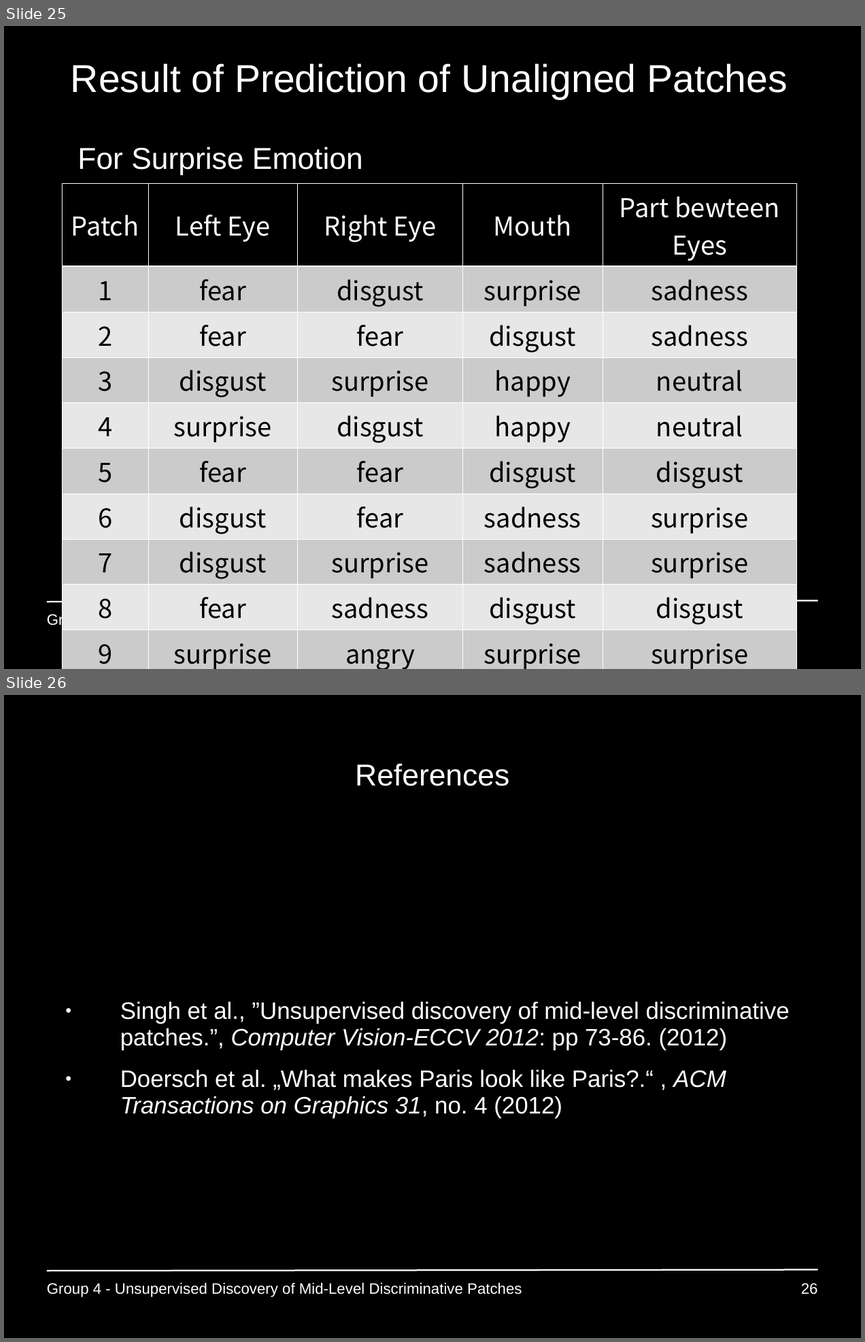
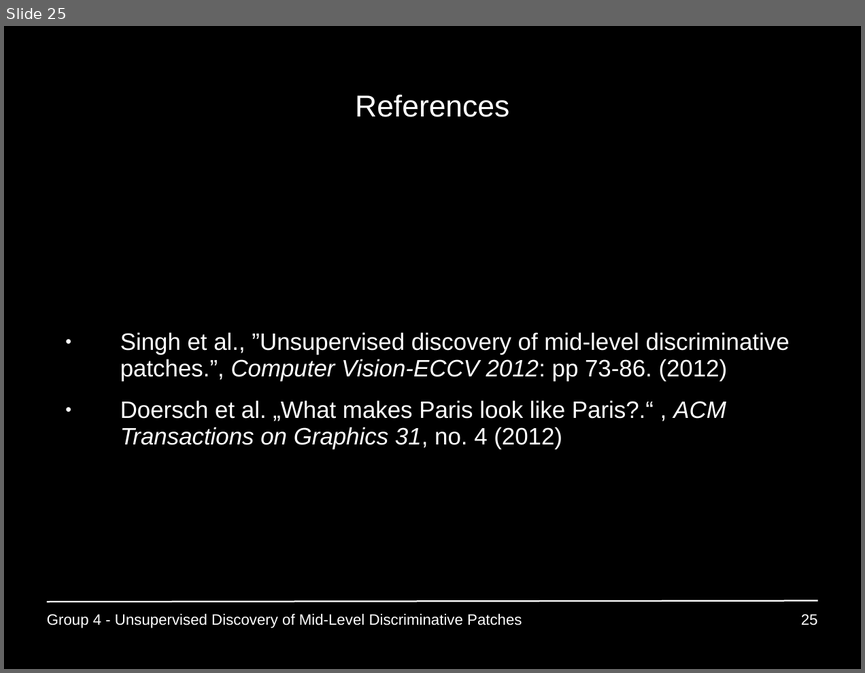
Before and after one commit to GiannisPapadopoulos/DiscriminativePatches, a slide deck: presentations/period3/MAI_Project1_Group4.ppt. Shown one above the other, each under a label of ours: slides 25 and 26 before the commit, slide 25 after it. The pictures are 865x1342 and 865x673 pixels, drawn with LibreOffice and Linux fonts; fonts in the diff are those of the drawing. Boxes give left, top, right and bottom in pixels: in the first picture for what was removed or moved away, otherwise in the second. Text is boxed around its words. In the diff, an @@ line names an element or a change of style, - is before the commit and + after.

```diff
--- a/presentations/period3/MAI_Project1_Group4.ppt
+++ b/presentations/period3/MAI_Project1_Group4.ppt
@@ slide 25 removed at [4, 26, 861, 669], background #000000; not listed: 1 template element that a slide beside it also shows @@
@@ title removed at [71, 63, 787, 99] @@
-Result of Prediction of Unaligned Patches
@@ text removed at [77, 146, 363, 175] @@
-For Surprise Emotion
@@ table removed at [62, 183, 798, 669], 11 rows, 5 columns @@
-Patch | Left Eye | Right Eye | Mouth | Part bewteen Eyes
-1 | fear | disgust | surprise | sadness
-2 | fear | fear | disgust | sadness
-3 | disgust | surprise | happy | neutral
-4 | surprise | disgust | happy | neutral
-5 | fear | fear | disgust | disgust
-6 | disgust | fear | sadness | surprise
-7 | disgust | surprise | sadness | surprise
-8 | fear | sadness | disgust | disgust
-9 | surprise | angry | surprise | surprise
-10 | surprise | angry | disgust | surprise
@@ text removed at [47, 613, 521, 628] @@
-Group 4 - Unsupervised Discovery of Mid-Level Discriminative Patches
@@ what was slide 26 is now slide 25 @@
@@ page number at [801, 614, 818, 625]: text changed @@
-26
+25
```
Also in this commit, not shown: 2 slides changed, 1 slide added, 1 other slide removed.
